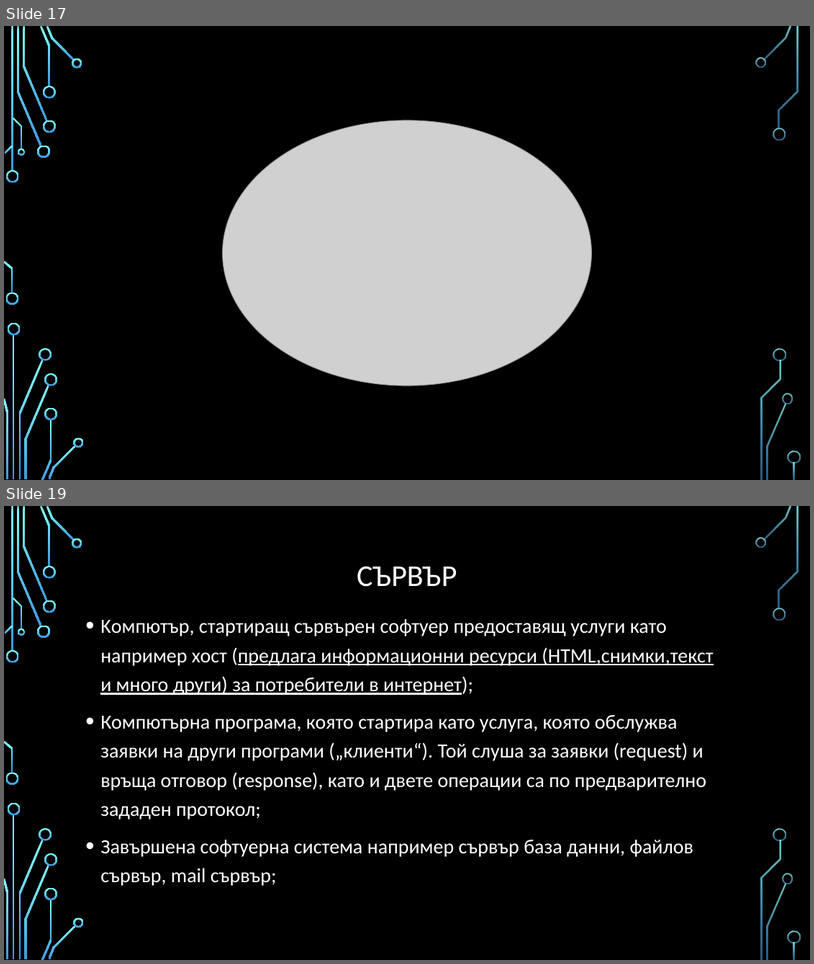
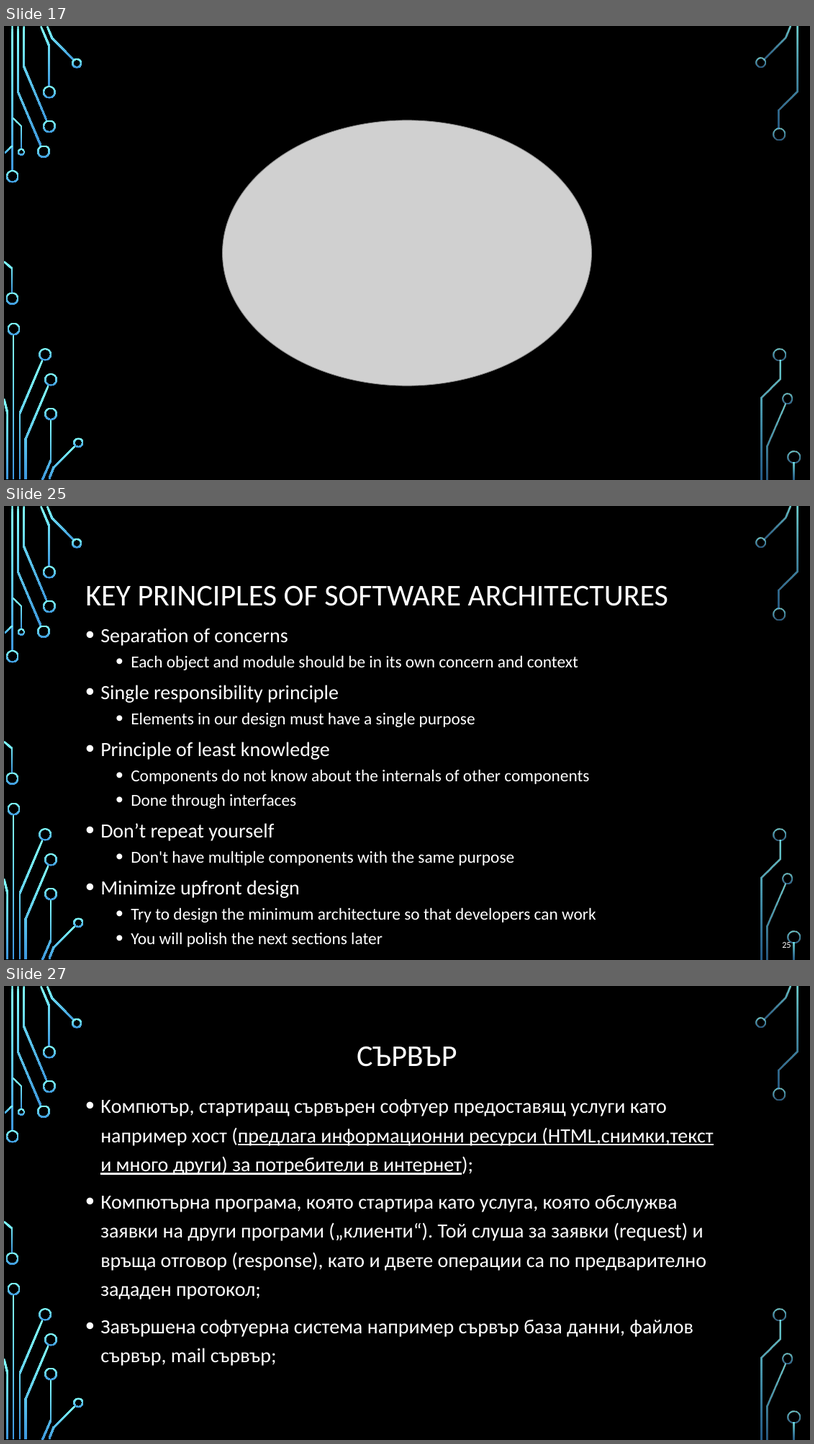
Before and after one commit to profjordanov/hybrid-app-development, a slide deck: 00. Lecture/basics_and_beyond.pptx. Shown one above the other, each under a label of ours: slides 17 and 19 before the commit, slides 17, 25 and 27 after it; the slides between them are not shown. The pictures are 814x964 and 814x1444 pixels, drawn with LibreOffice and Linux fonts; fonts in the diff are those of the drawing; grey boxes stand for pictures; background and template pictures are left out. Boxes give left, top, right and bottom in pixels: in the first picture for what was removed or moved away, otherwise in the second. Text is boxed around its words. In the diff, an @@ line names an element or a change of style, - is before the commit and + after.

```diff
--- a/00. Lecture/basics_and_beyond.pptx
+++ b/00. Lecture/basics_and_beyond.pptx
@@ slide 25 added at (4,506,810,960), background picture (left out); not listed: 36 template elements that a slide beside it also shows @@
@@ title added at (85,585,669,606), 36 pt, text #FFFFFF @@
+KEY PRINCIPLES OF SOFTWARE ARCHITECTURES
@@ text added at (100,628,597,947), 20 pt, text #FFFFFF @@
+• Separation of concerns
+  • Each object and module should be in its own concern and context
+• Single responsibility principle
+  • Elements in our design must have a single purpose
+• Principle of least knowledge
+  • Components do not know about the internals of other components
+  • Done through interfaces
+• Don’t repeat yourself
+  • Don't have multiple components with the same purpose
+• Minimize upfront design
+  • Try to design the minimum architecture so that developers can work
+  • You will polish the next sections later
@@ page number added at (782,940,791,947), 10.5 pt, text #FFFFFF @@
+25
@@ what was slide 19 is now slide 27 @@
```
Also in this commit, not shown: 7 other slides added.
